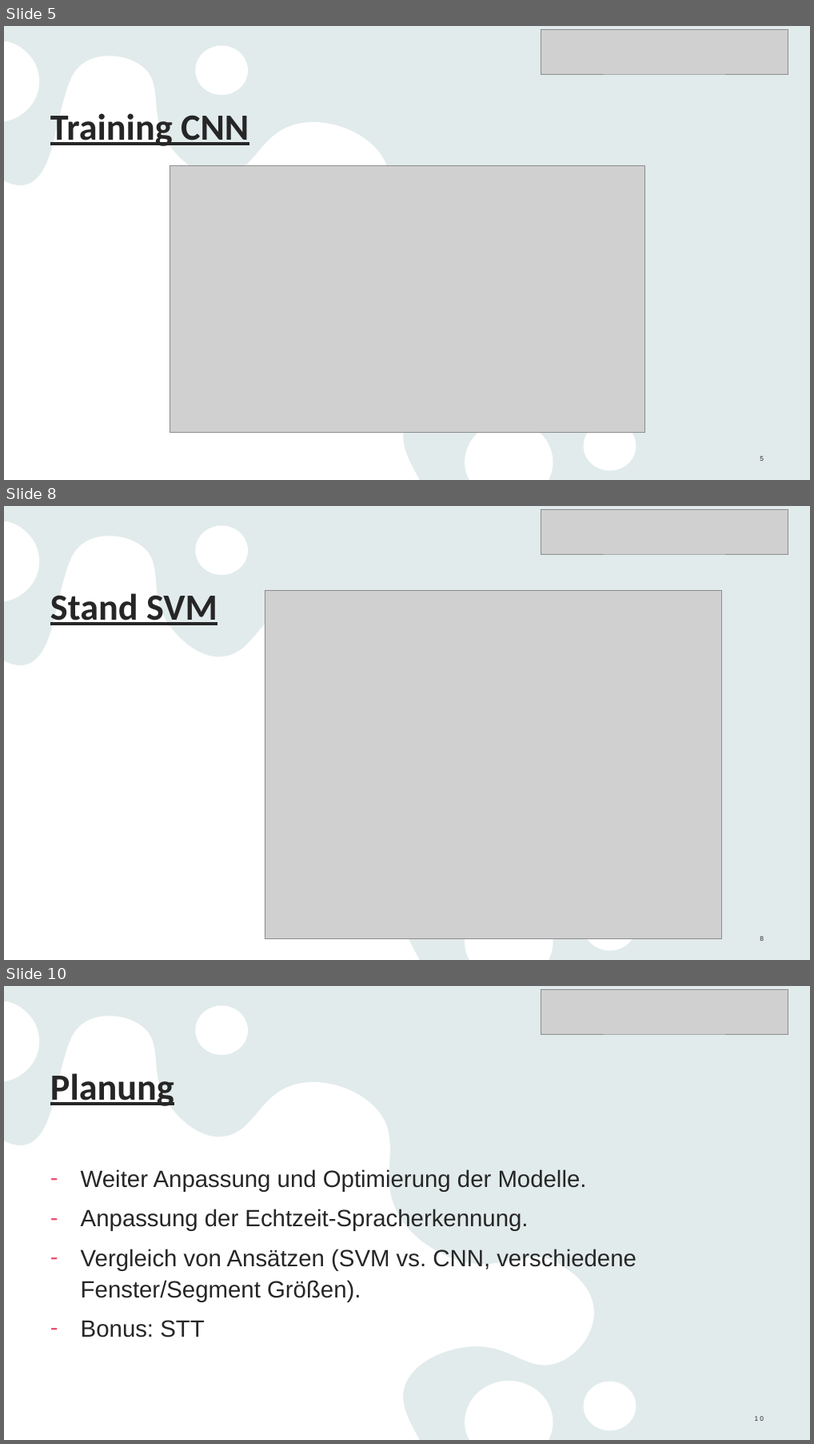
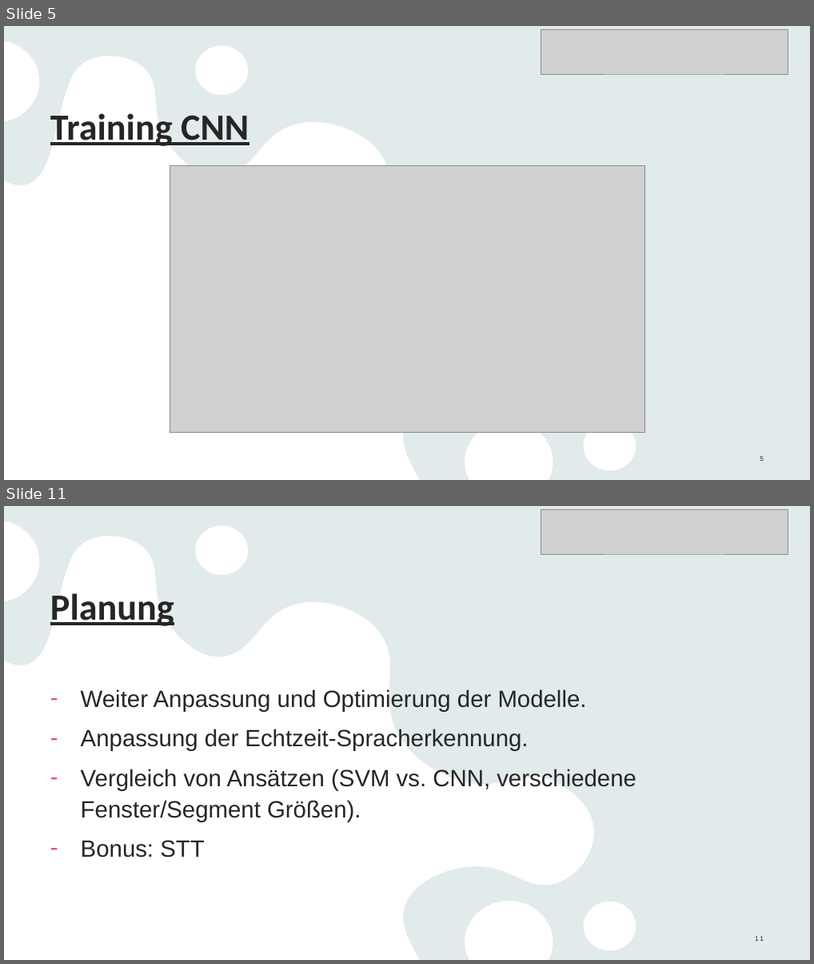
Before and after one commit to Linelle-7/Sprecherkennung-Deep-Learning-, a slide deck: VoiceRecognition_Zwischenstand .pptx. Shown one above the other, each under a label of ours: slides 5, 8 and 10 before the commit, slides 5 and 11 after it; the slides between them are not shown. The pictures are 814x1444 and 814x964 pixels, drawn with LibreOffice and Linux fonts; fonts in the diff are those of the drawing; grey boxes stand for pictures. Boxes give left, top, right and bottom in pixels: in the first picture for what was removed or moved away, otherwise in the second. Text is boxed around its words. In the diff, an @@ line names an element or a change of style, - is before the commit and + after.

```diff
--- a/VoiceRecognition_Zwischenstand .pptx
+++ b/VoiceRecognition_Zwischenstand .pptx
@@ slide 8 removed at box(4, 506, 810, 960), background #E9F3F3; not listed: 2 template elements that a slide beside it also shows @@
@@ picture removed at box(542, 509, 790, 554) @@
@@ title removed at box(50, 593, 218, 625) @@
-Stand SVM
@@ picture removed at box(265, 590, 722, 939) @@
@@ page number removed at box(760, 936, 764, 940) @@
-8
@@ what was slide 10 is now slide 11 @@
@@ page number at box(755, 936, 764, 940): text changed @@
-10
+11
```
Also in this commit, not shown: 3 slides changed, 2 slides added, 30 other files.
